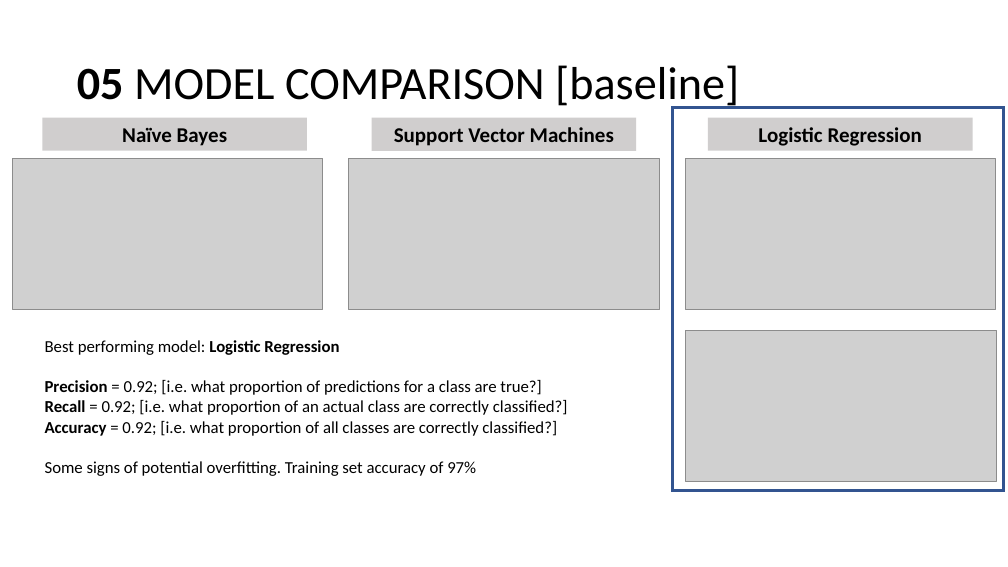
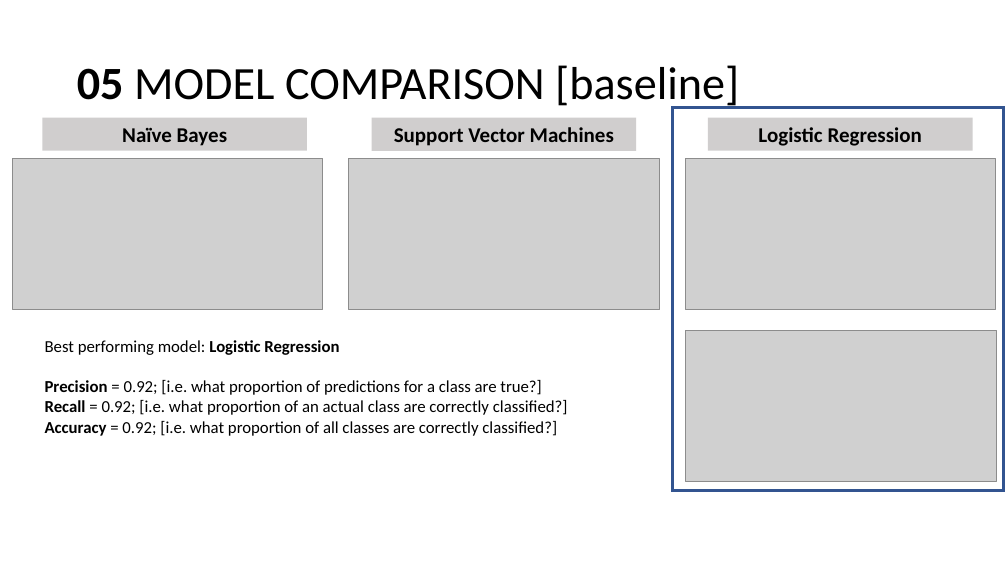
Before and after one commit to sstarkjr/NLP-food-safety-classification, a slide deck: slide 10 of Presentation.pptx. Drawn at 1008x567 pixels with LibreOffice and Linux fonts; fonts in the diff are those of the drawing; grey boxes stand for pictures. Boxes give left, top, right and bottom in pixels: in the first picture for what was removed or moved away, otherwise in the second. Text is boxed around its words. In the diff, an @@ line names an element or a change of style, - is before the commit and + after.

Commit message:
powerpoint updates

```diff
--- a/Presentation.pptx
+++ b/Presentation.pptx
@@ text at (45, 461, 476, 476): paragraph removed @@
-Some signs of potential overfitting. Training set accuracy of 97%
```
Also in this commit, not shown: 1 other slide changed, 1 slide added, 7 other files.
